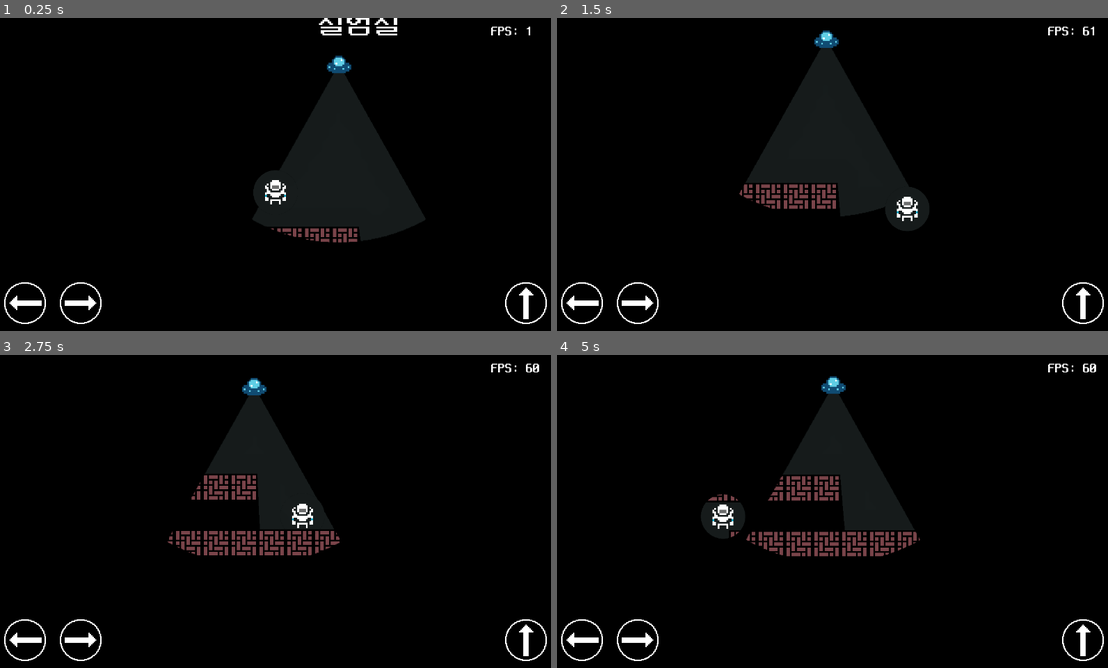
Above: before the commit, frames 1-4 (two rows, left to right).
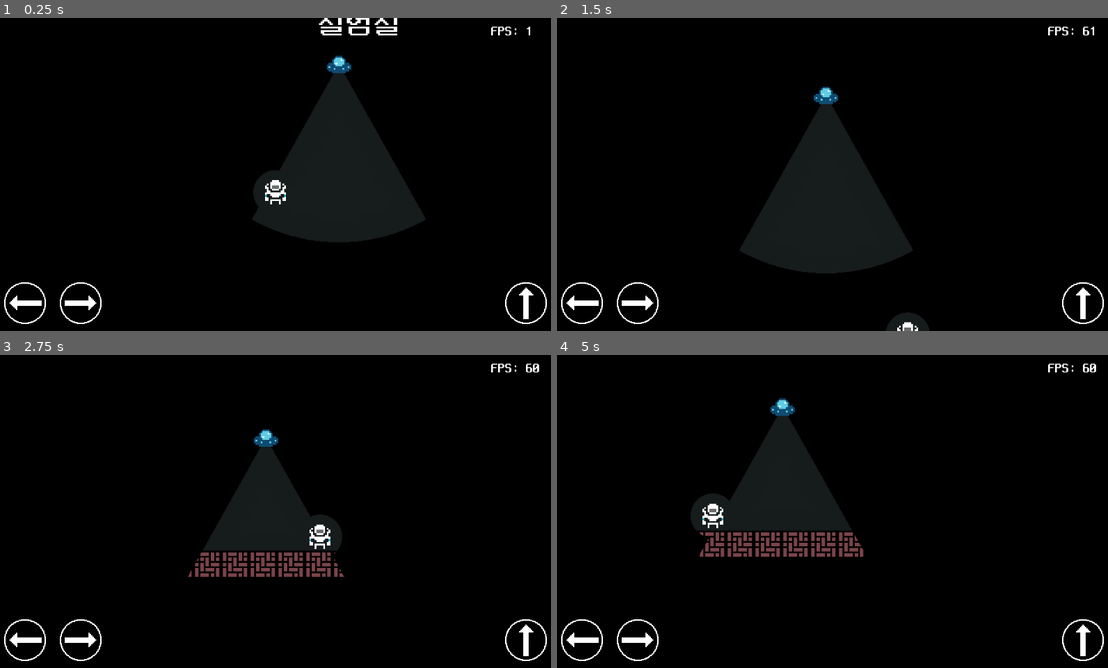
Above: after the commit, the same moments.

Repository: rhdehgks/Defense
Game: Godot game, scene res://game_screen/game.tscn
Same seed, same stepped clock (60 frames per second), same inputs: the game is played once before the commit and once after it.
Inputs:
- Up to frame 1 (0.25 s): no input
- Up to frame 2 (1.5 s): hold Right (ui_right) 0.53-1.28 s; hold Left (ui_left) from 1.28 s (still down)
- Up to frame 3 (2.75 s): release Left (ui_left) at 2.03 s; hold Right (ui_right) from 2.03 s (still down)
- Up to frame 4 (5 s): release Right (ui_right) at 2.78 s; hold Up (ui_up) 2.78-3.53 s; hold Left (ui_left) from 3.53 s (still down)

The runs differ from the first frame. In frame 1, 0.6% of the frame differs, in the area x 48-66%, y 66-72%; in frame 2, 12%, in the area x 33-68%, y 4-100%; in frame 3, 7.0%; in frame 4, 11%.

Commit message:
버그 픽스

Diff:
--- a/game_screen/game.tscn
+++ b/game_screen/game.tscn
@@ -26,6 +26,13 @@
 0:0/0/physics_layer_0/polygon_0/points = PackedVector2Array(-16, -16, 16, -16, 16, 16, -16, 16)
 
 [sub_resource type="TileSet" id="TileSet_xqrl7"]
+tile_size = Vector2i(32, 32)
+occlusion_layer_0/light_mask = 1
+physics_layer_0/collision_layer = 2
+physics_layer_0/collision_mask = 2
+sources/0 = SubResource("TileSetAtlasSource_sxseq")
+
+[sub_resource type="TileSet" id="TileSet_e8k8t"]
 tile_size = Vector2i(32, 32)
 occlusion_layer_0/light_mask = 1
 physics_layer_0/collision_layer = 1
Not shown: 2 places in game_screen/game.tscn that only renumber resources
